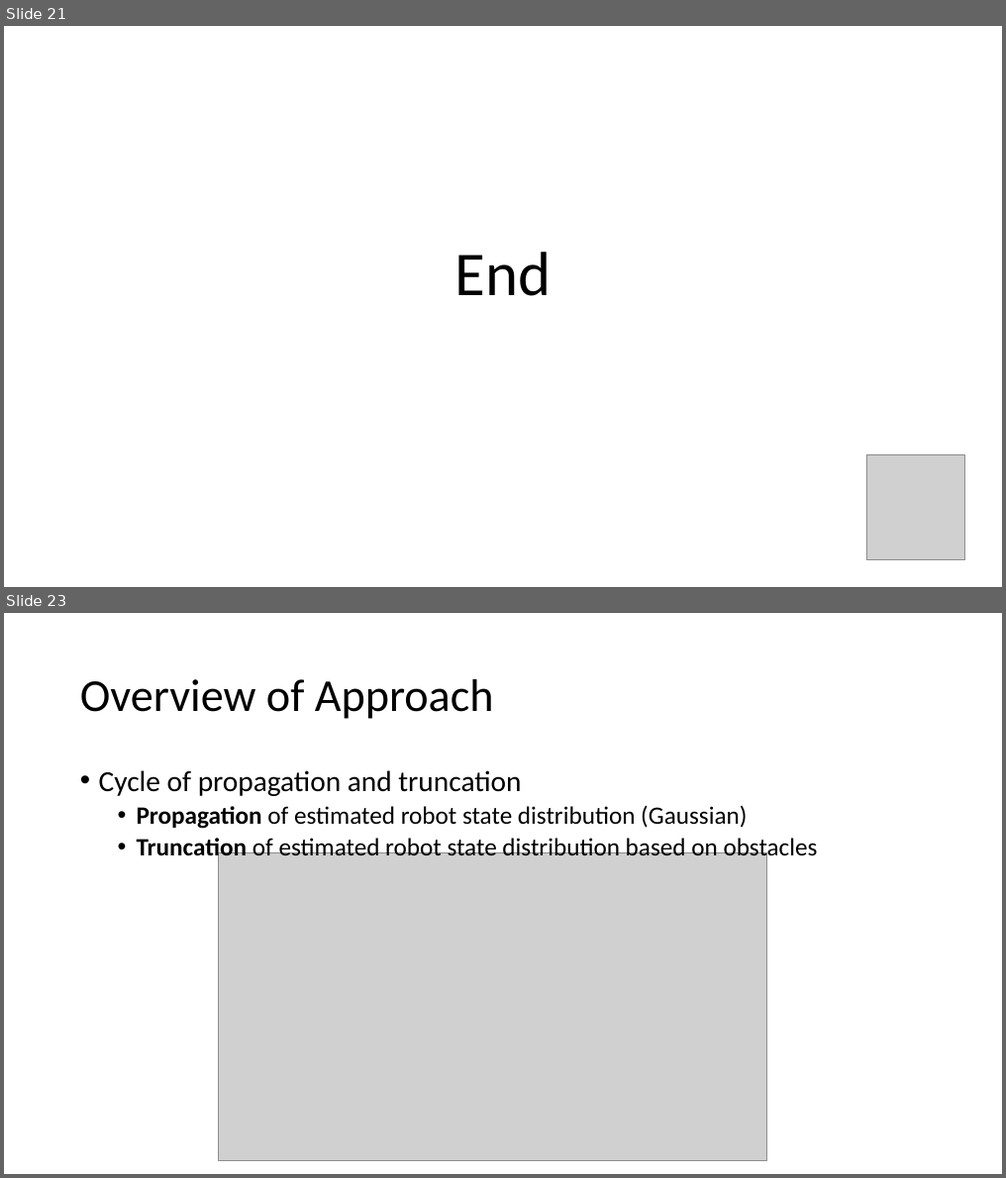
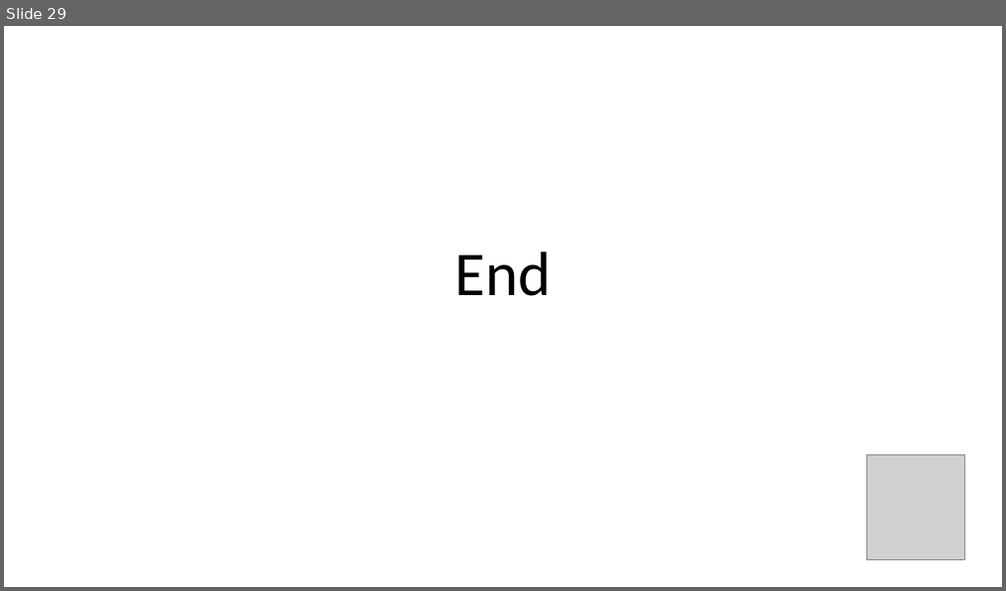
Before and after one commit to ajaayc/Probability-of-Collision-for-Safe-Planning, a slide deck: presentation_4.16.18/presentation_4.16.pptx. Shown one above the other, each under a label of ours: slides 21 and 23 before the commit, slide 29 after it; the slides between them are not shown. The pictures are 1006x1178 and 1006x591 pixels, drawn with LibreOffice and Linux fonts; fonts in the diff are those of the drawing; grey boxes stand for pictures. Boxes give left, top, right and bottom in pixels: in the first picture for what was removed or moved away, otherwise in the second. Text is boxed around its words. In the diff, an @@ line names an element or a change of style, - is before the commit and + after.

```diff
--- a/presentation_4.16.18/presentation_4.16.pptx
+++ b/presentation_4.16.18/presentation_4.16.pptx
@@ slide 23 removed at (4, 613, 1002, 1174), background #FFFFFF @@
@@ title removed at (80, 679, 494, 719) @@
-Overview of Approach
@@ text removed at (99, 770, 818, 862) @@
-• Cycle of propagation and truncation
-  • Propagation of estimated robot state distribution (Gaussian)
-  • Truncation of estimated robot state distribution based on obstacles
@@ picture removed at (219, 854, 767, 1161) @@
@@ what was slide 21 is now slide 29 @@
```
Also in this commit, not shown: 13 slides changed, 9 slides added, 41 other slides removed, 5 other files.
